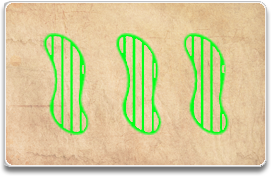
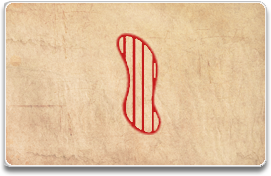
The second 271×176 image is a revision of the first. Changes to its layers:
added layer "One Stripe Squiggle" above "Two Stripe Squiggle" over left=116, top=33, right=162, bottom=135
renamed "Layer 14" to "Three Stripe Squiggle", hid it over left=43, top=33, right=229, bottom=135
